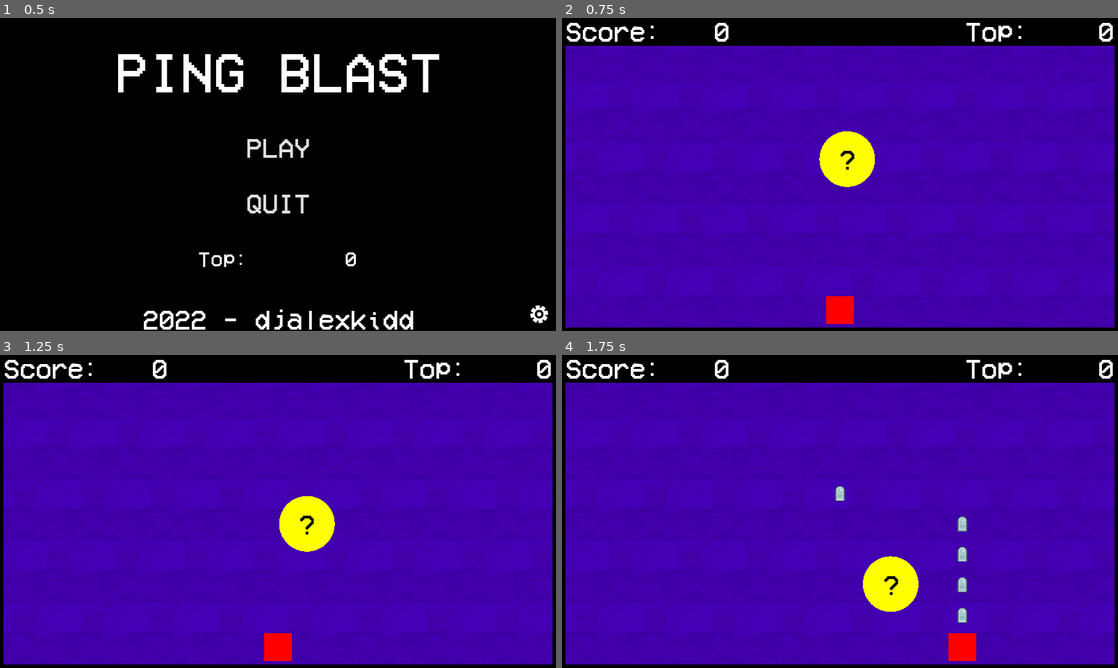
Above: before the commit, frames 1-4 (two rows, left to right).
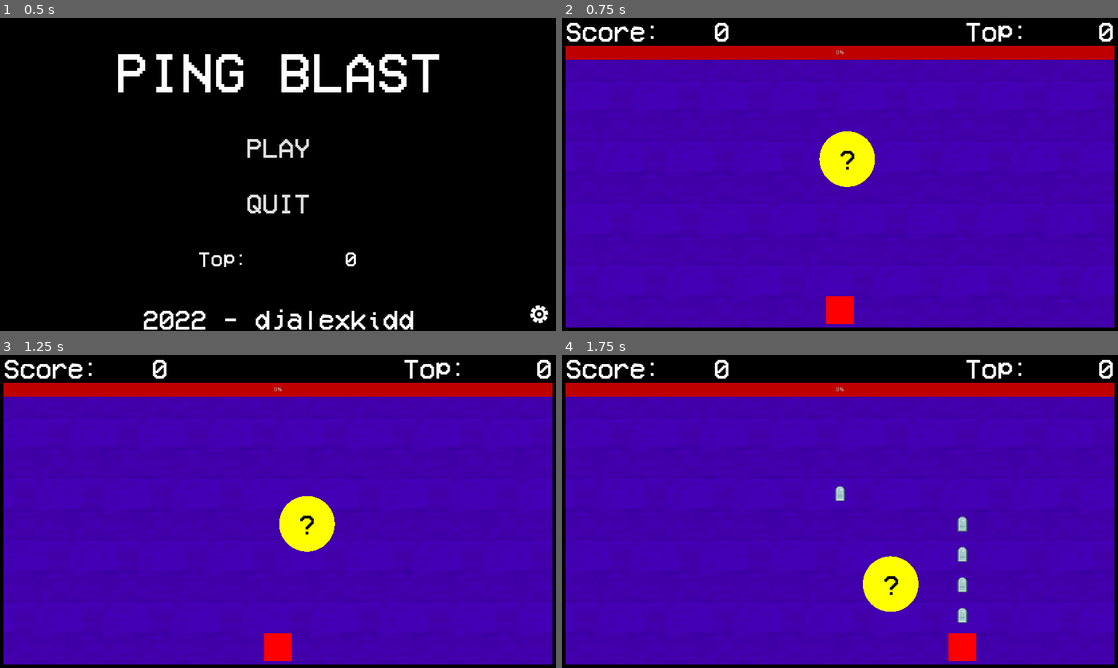
Above: after the commit, the same moments.

Repository: djalexkidd/ping-blast
Game: Godot game, scene res://scenes/MainMenu.tscn
Two runs of this game, one before a commit and one after it. Both use one fixed random seed, a clock stepped at 60 frames per second and the inputs below. Sound files missing from this copy of the repository are replaced by a short silence.
Inputs (mouse positions are in pixels of both pictures, inside the frame that each line leads up to):
- Up to frame 1 (0.5 s): no input
- Up to frame 2 (0.75 s): click "PLAY" at 0.5 s
- Up to frame 3 (1.25 s): no input
- Up to frame 4 (1.75 s): move the mouse to (962, 495) at 1.27 s; press the mouse at (962, 495) at 1.28 s

Frame 1 is identical in both runs. In frame 2, 4.4% of the frame differs, in the area x 0-100%, y 8-14%; in frame 3, 4.4%; in frame 4, 4.4%.

Commit message:
Indicateur de bonus

Diff:
--- a/scenes/Game.tscn
+++ b/scenes/Game.tscn
@@ -64,6 +64,12 @@
 "values": [ Color( 1, 1, 1, 1 ), Color( 1, 1, 1, 0 ), Color( 1, 1, 1, 1 ) ]
 }
 
+[sub_resource type="StyleBoxFlat" id=9]
+bg_color = Color( 0.0705882, 0.768627, 0.0705882, 1 )
+
+[sub_resource type="StyleBoxFlat" id=10]
+bg_color = Color( 0.745098, 0, 0, 1 )
+
 [node name="Game" type="Node2D"]
 script = ExtResource( 5 )
 
@@ -159,9 +165,6 @@
 margin_right = 640.0
 margin_bottom = 320.0
 script = ExtResource( 6 )
-__meta__ = {
-"_edit_use_anchors_": false
-}
 
 [node name="ScoreLabel" type="Label" parent="CanvasLayer/HUD"]
 margin_left = -632.0
@@ -254,6 +257,19 @@
 anims/RESET = SubResource( 7 )
 anims/paused = SubResource( 8 )
 
+[node name="ProgressBar" type="ProgressBar" parent="CanvasLayer/HUD"]
+pause_mode = 1
+margin_left = -632.0
+margin_top = -256.0
+margin_right = 632.0
+margin_bottom = -224.0
+custom_styles/fg = SubResource( 9 )
+custom_styles/bg = SubResource( 10 )
+
+[node name="BonusTimer" type="Timer" parent="CanvasLayer/HUD/ProgressBar"]
+wait_time = 10.0
+one_shot = true
+
 [node name="Timer" type="Timer" parent="."]
 wait_time = 0.1
 
--- a/scripts/HUD.gd
+++ b/scripts/HUD.gd
@@ -32,6 +32,10 @@
 			$Sprite.show()
 		else:
 			$Sprite.hide()
+	$ProgressBar.value = $ProgressBar/BonusTimer.time_left * 10
 
 func change_background():
 	emit_signal("switch_bg")
+
+func start_bonus_timer_hud():
+	$ProgressBar/BonusTimer.start()
--- a/scripts/Player.gd
+++ b/scripts/Player.gd
@@ -5,9 +5,6 @@
 signal lose
 signal multibullet
 signal multibullet_stop
-
-func _ready():
-	randomize() #Initialise le générateur de nombre aléatoire
 
 #Suit le mouvement de la souris sur l'axe X
 func _on_Move_timeout():
@@ -22,6 +19,7 @@
 		queue_free()
 
 func bonus():
+	randomize() #Initialise le générateur de nombre aléatoire
 	var percent = randf()
 	if (percent > 0.5):
 		invincible = true
@@ -32,6 +30,7 @@
 		emit_signal("multibullet")
 		$MultiBullet.start()
 		$InvinciblilityGet.play()
+	get_node("../CanvasLayer/HUD").start_bonus_timer_hud()
 
 func _on_Invinciblility_timeout():
 	invincible = false
Not shown: 1 places in scenes/Game.tscn that only renumber resources
